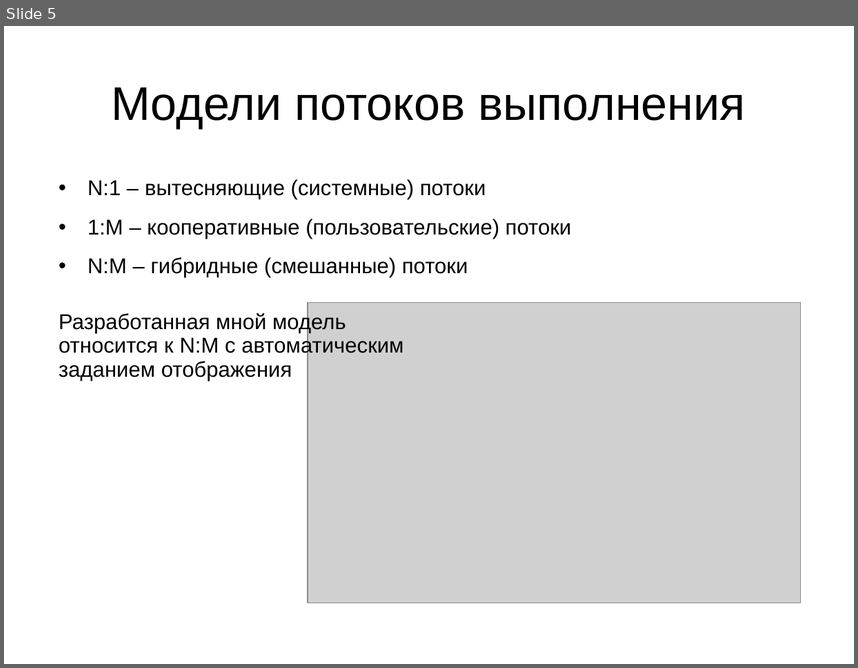
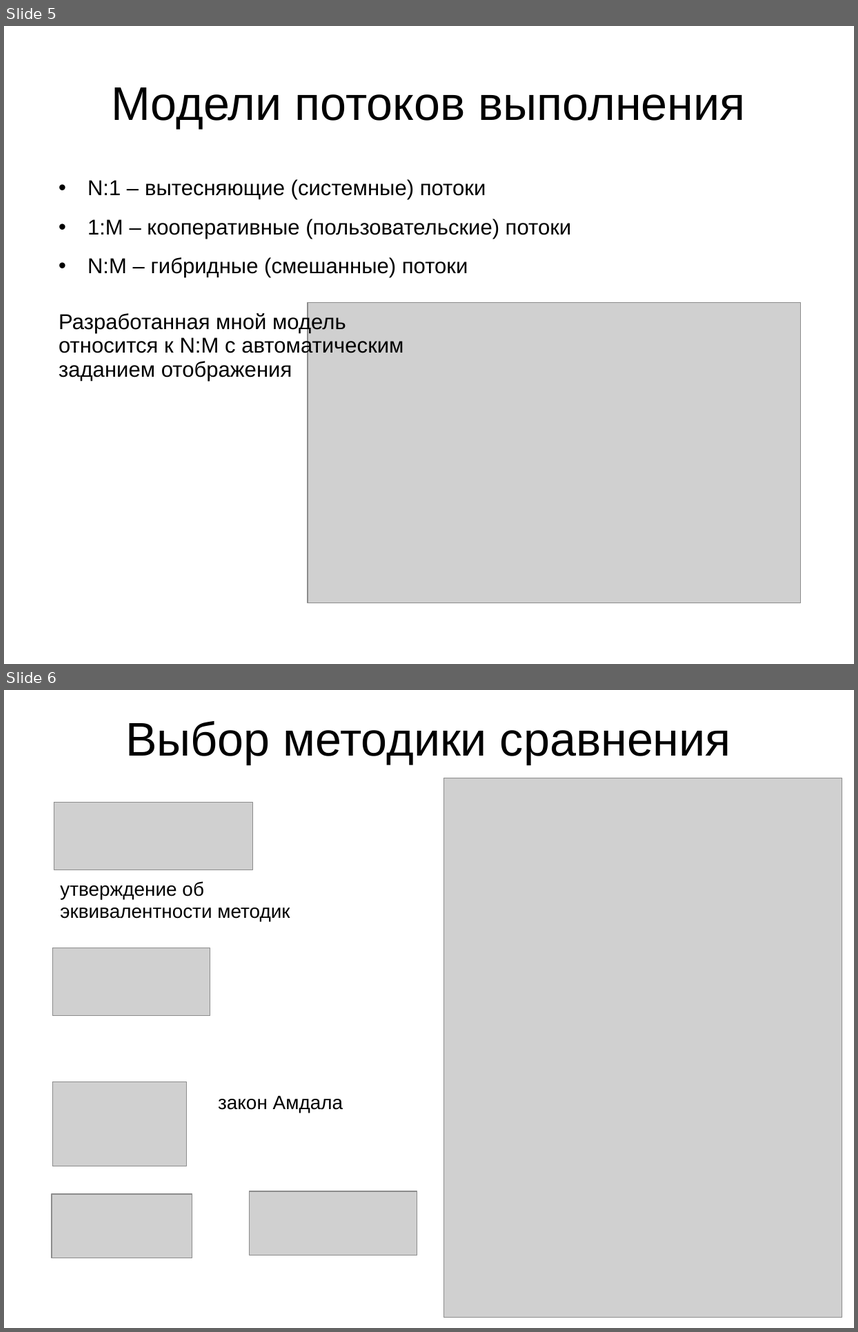
Before and after one commit to dizel3d/disser, a slide deck: Презентация.ppt. Shown one above the other, each under a label of ours: slide 5 before the commit, slides 5 and 6 after it. The pictures are 858x668 and 858x1332 pixels, drawn with LibreOffice and Linux fonts; fonts in the diff are those of the drawing; grey boxes stand for pictures. Boxes give left, top, right and bottom in pixels: in the first picture for what was removed or moved away, otherwise in the second. Text is boxed around its words. In the diff, an @@ line names an element or a change of style, - is before the commit and + after.

```diff
--- a/Презентация.ppt
+++ b/Презентация.ppt
@@ slide 6 added at <box>4,690,854,1328</box>, background #FFFFFF @@
@@ title added at <box>125,721,731,765</box>, 44 pt, text #000000 @@
+Выбор методики сравнения
@@ picture added at <box>444,778,842,1317</box> @@
@@ picture added at <box>54,802,253,869</box> @@
@@ text added at <box>60,881,290,921</box>, 18 pt, text #000000 @@
+утверждение об эквивалентности методик
@@ picture added at <box>52,949,210,1016</box> @@
@@ picture added at <box>52,1082,186,1166</box> @@
@@ text added at <box>218,1095,343,1112</box>, 18 pt, text #000000 @@
+закон Амдала
@@ picture added at <box>52,1194,192,1258</box> @@
@@ picture added at <box>250,1192,417,1255</box> @@
```
Also in this commit, not shown: 4 slides changed, 10 other slides added, 17 slides removed, 2 other files.
